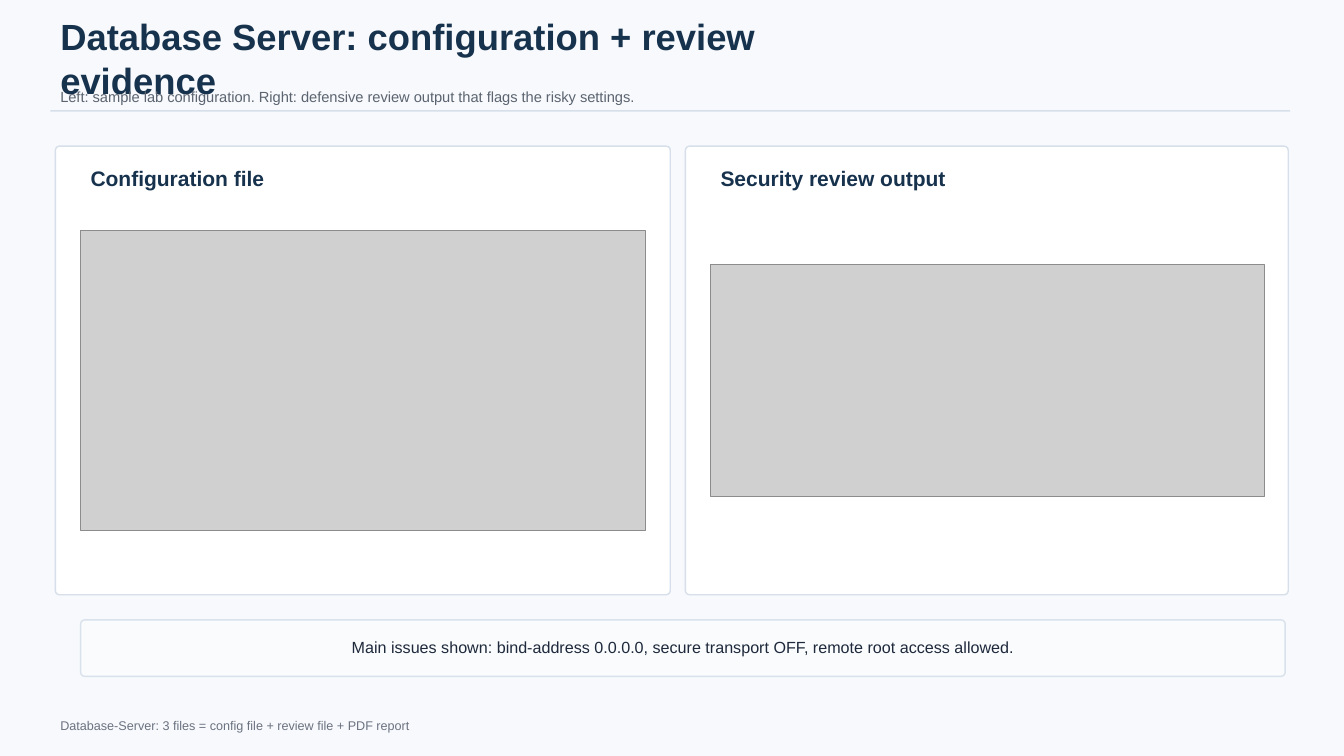
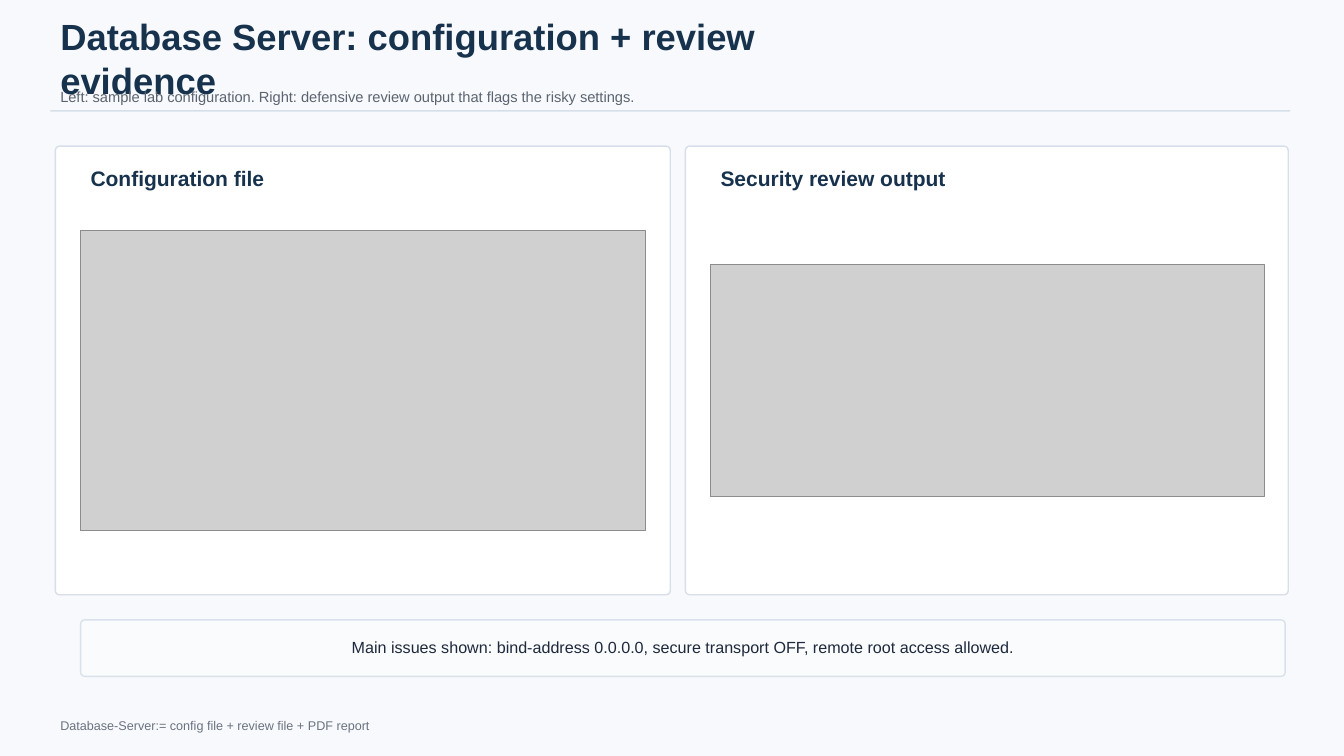
Before and after one commit to RahafAlSurai/Security-Servers-Configuration-Review-Project, a slide deck: slide 5 of Updated_Security_Servers_Project.pptx. Drawn at 1344x756 pixels with LibreOffice and Linux fonts; fonts in the diff are those of the drawing; grey boxes stand for pictures. Boxes give left, top, right and bottom in pixels: in the first picture for what was removed or moved away, otherwise in the second. Text is boxed around its words. In the diff, an @@ line names an element or a change of style, - is before the commit and + after.

```diff
--- a/Updated_Security_Servers_Project.pptx
+++ b/Updated_Security_Servers_Project.pptx
@@ text at (60,721,370,733): text changed @@
-Database-Server: 3 files = config file + review file + PDF report
+Database-Server:= config file + review file + PDF report
```
Also in this commit, not shown: 3 other slides changed, 1 slide added, 2 slides removed.
